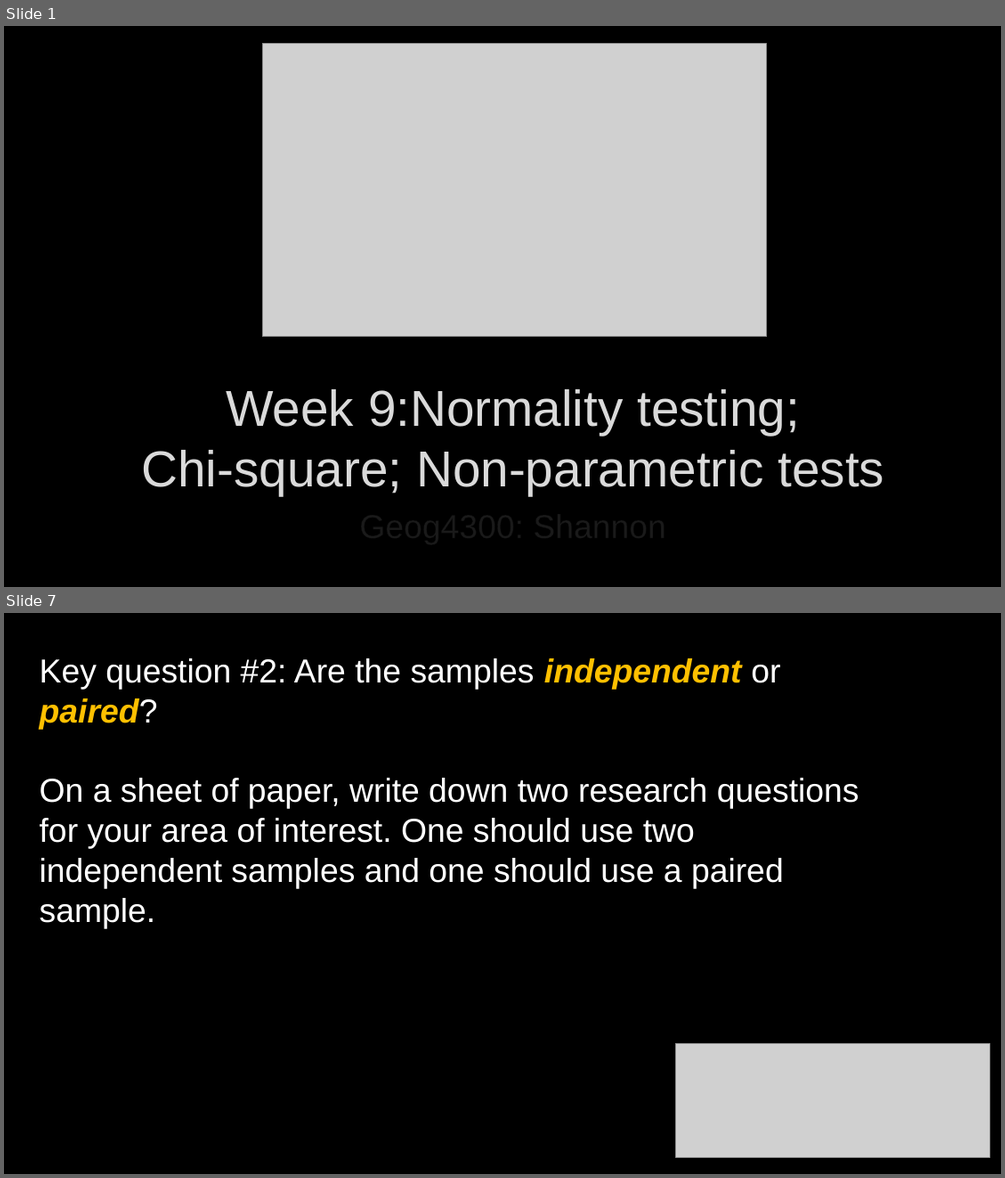
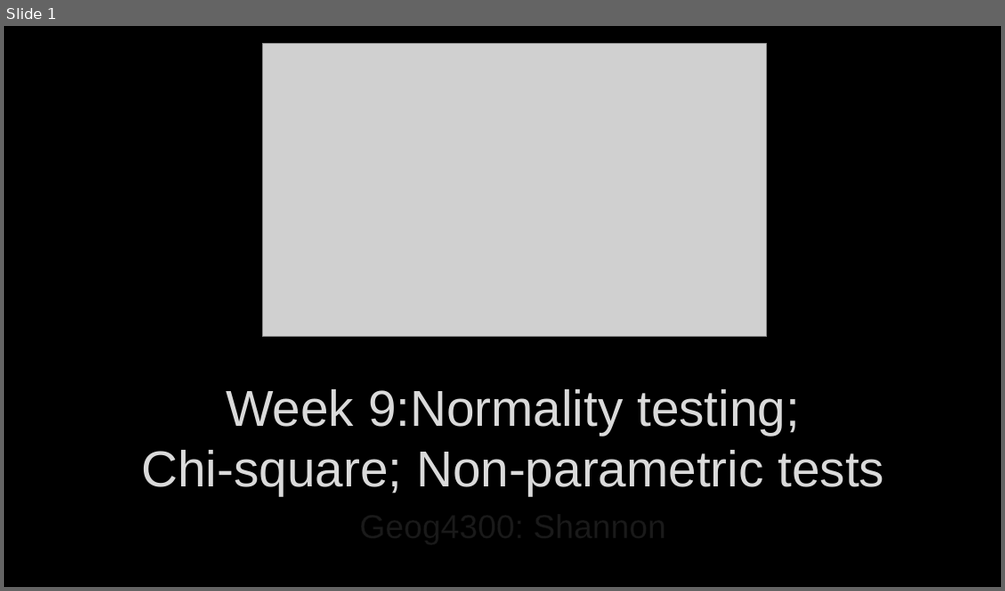
Before and after one commit to jshannon75/geog4300, a slide deck: in_class_slides/geog4300_W09-1 Chi square normality non-parametric.pptx. Shown one above the other, each under a label of ours: slides 1 and 7 before the commit, slide 1 after it; the slides between them are not shown. The pictures are 1005x1178 and 1005x591 pixels, drawn with LibreOffice and Linux fonts; fonts in the diff are those of the drawing; grey boxes stand for pictures; background and template pictures are left out. Boxes give left, top, right and bottom in pixels: in the first picture for what was removed or moved away, otherwise in the second. Text is boxed around its words. In the diff, an @@ line names an element or a change of style, - is before the commit and + after.

```diff
--- a/in_class_slides/geog4300_W09-1 Chi square normality non-parametric.pptx
+++ b/in_class_slides/geog4300_W09-1 Chi square normality non-parametric.pptx
@@ slide 7 removed at (x1=4, y1=613, x2=1001, y2=1174), background picture (left out) @@
@@ text removed at (x1=40, y1=658, x2=859, y2=929) @@
-Key question #2: Are the samples independent or paired?
-On a sheet of paper, write down two research questions for your area of interest. One should use two independent samples and one should use a paired sample.
@@ picture removed at (x1=676, y1=1044, x2=990, y2=1158) @@
```
Also in this commit, not shown: 6 other slides removed, 2 other files.
